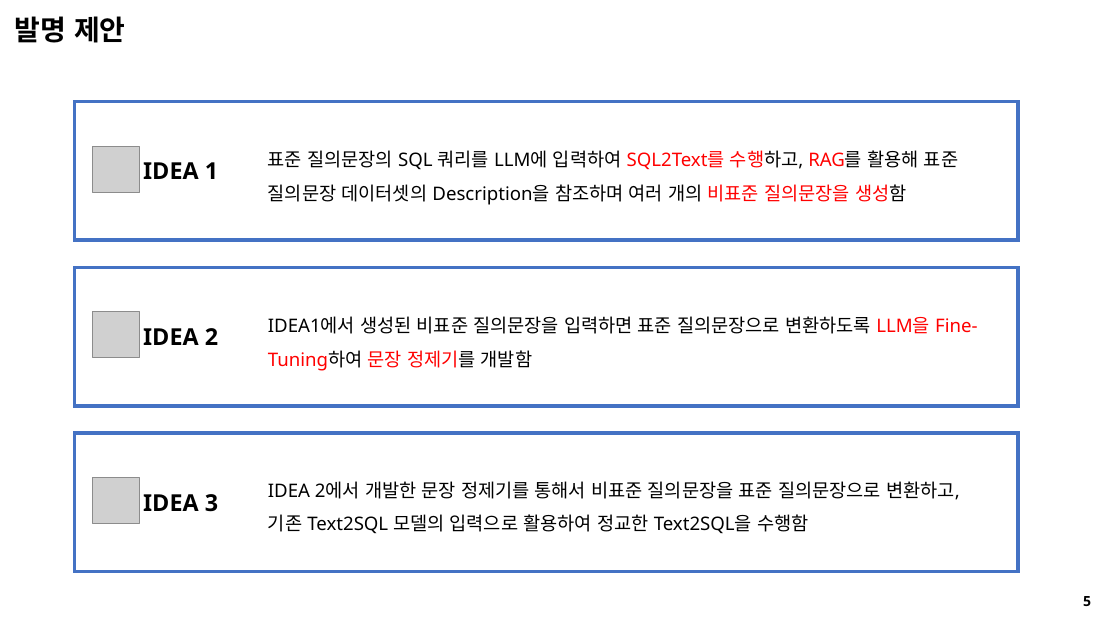
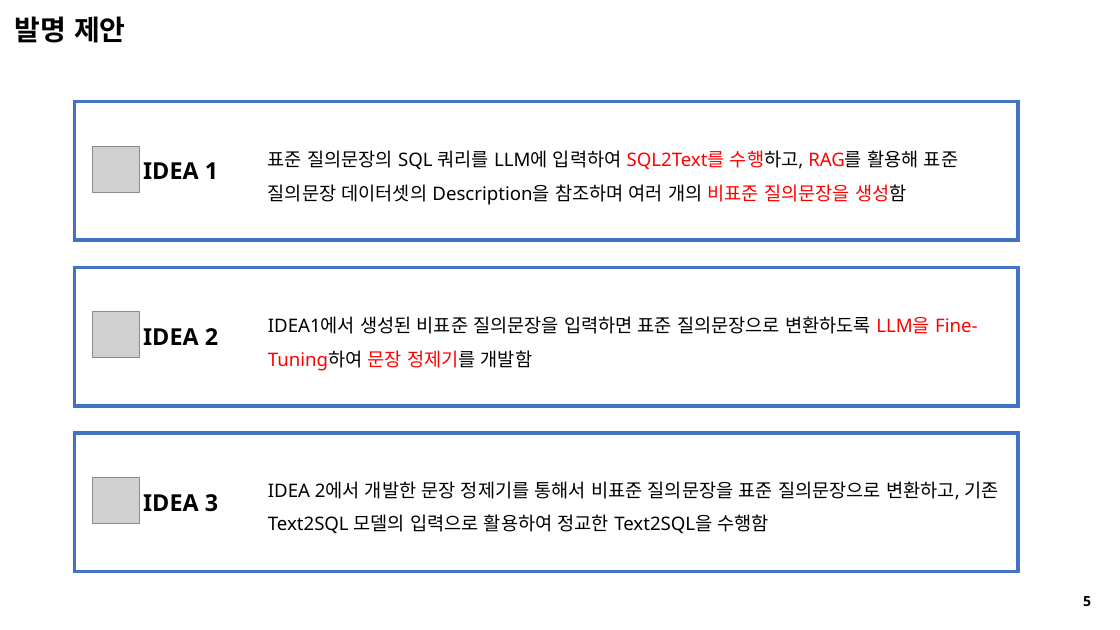
Before and after one commit to seungdeng/DELab, a slide deck: slide 5 of PPT/DSLab_이승건,송민섭_특허.pptx. Drawn at 1120x630 pixels with LibreOffice and Linux fonts; fonts in the diff are those of the drawing; grey boxes stand for pictures. Boxes give left, top, right and bottom in pixels: in the first picture for what was removed or moved away, otherwise in the second. Text is boxed around its words. In the diff, an @@ line names an element or a change of style, - is before the commit and + after.

```diff
--- a/PPT/DSLab_이승건,송민섭_특허.pptx
+++ b/PPT/DSLab_이승건,송민섭_특허.pptx
@@ text "IDEA 2에서 개발한 문장 정제기를 ..." rewrapped from (268, 481, 960, 534) to (268, 481, 999, 534) @@
```
Also in this commit, not shown: 3 other slides changed, 1 other file.
